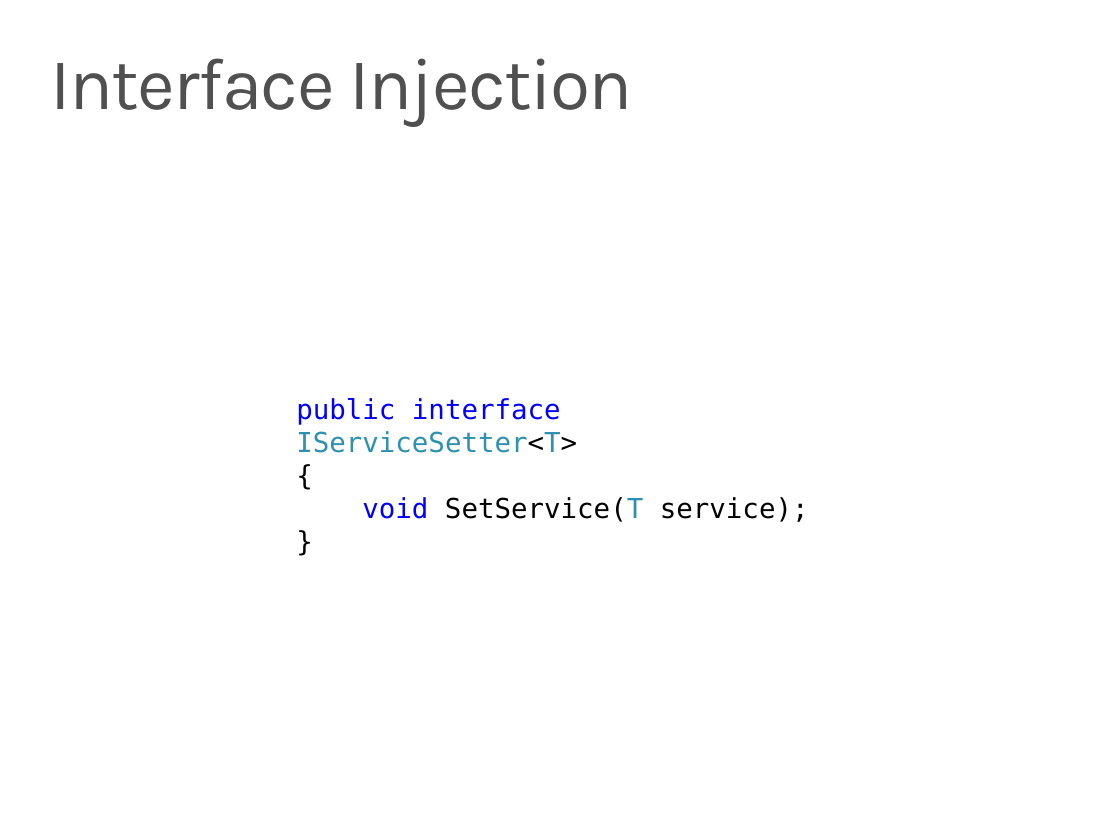
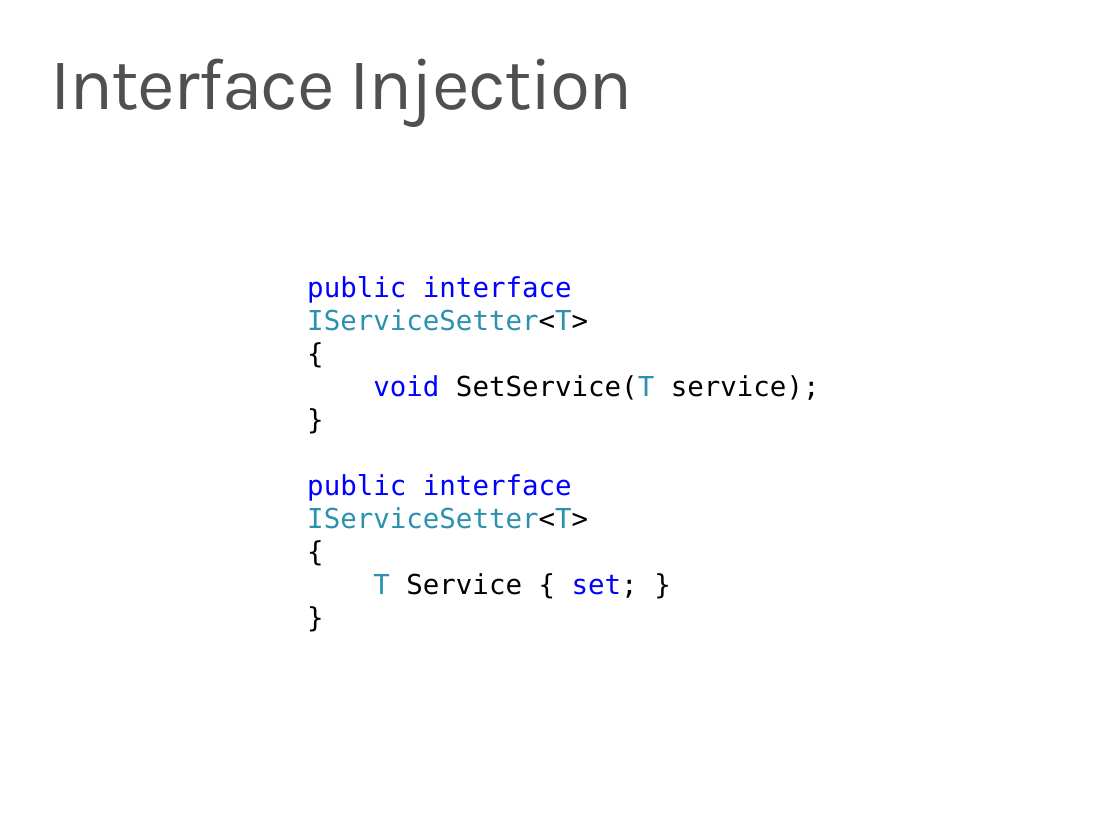
Before and after one commit to ondfisk/BDSA2019, a slide deck: slide 9 of Slides/Lecture05 - Dependency Injection, Testing Entity Framework.pptx. Drawn at 1120x840 pixels with LibreOffice and Linux fonts; fonts in the diff are those of the drawing. Boxes give left, top, right and bottom in pixels: in the first picture for what was removed or moved away, otherwise in the second. Text is boxed around its words. In the diff, an @@ line names an element or a change of style, - is before the commit and + after.

```diff
--- a/Slides/Lecture05 - Dependency Injection, Testing Entity Framework.pptx
+++ b/Slides/Lecture05 - Dependency Injection, Testing Entity Framework.pptx
@@ text "public interface IServiceSetter<T>": place and size @@
-text "public interface IServiceSetter<T>" at [296, 398, 809, 522]
+text "public interface IServiceSetter<T>" at [307, 276, 820, 598]
@@ text at [307, 474, 638, 598]: paragraphs added @@
+public interface IServiceSetter<T>
+{
+T Service { set; }
+}
```
Also in this commit, not shown: 3 other slides changed, 1 slide removed, 13 other files.
